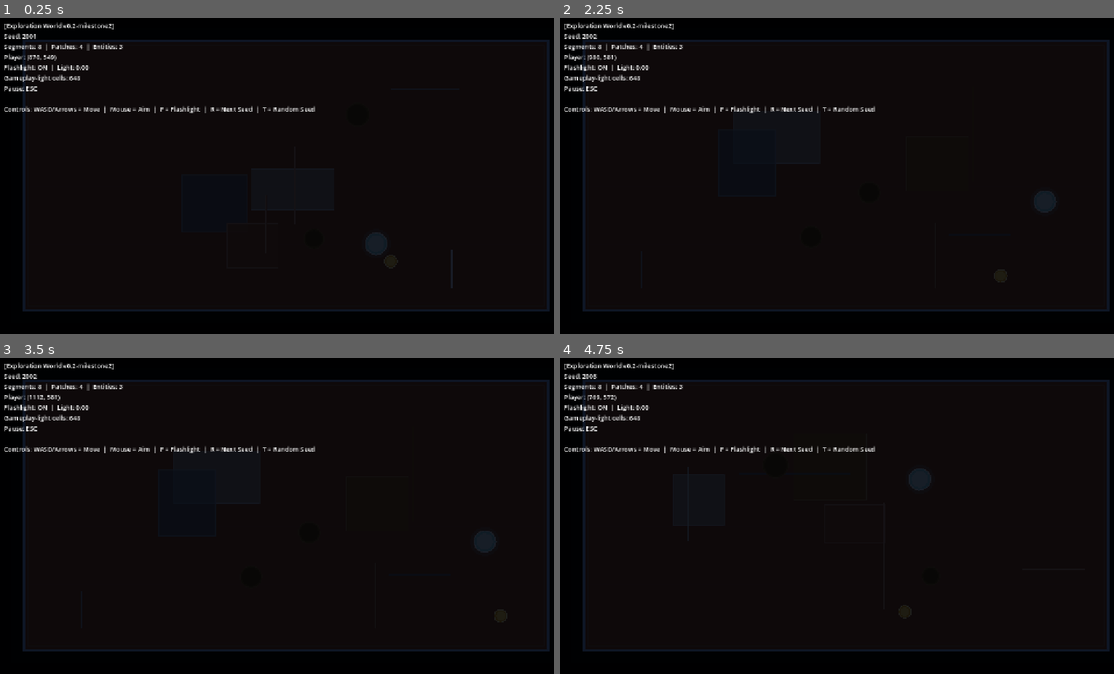
Above: before the commit, frames 1-4 (two rows, left to right).
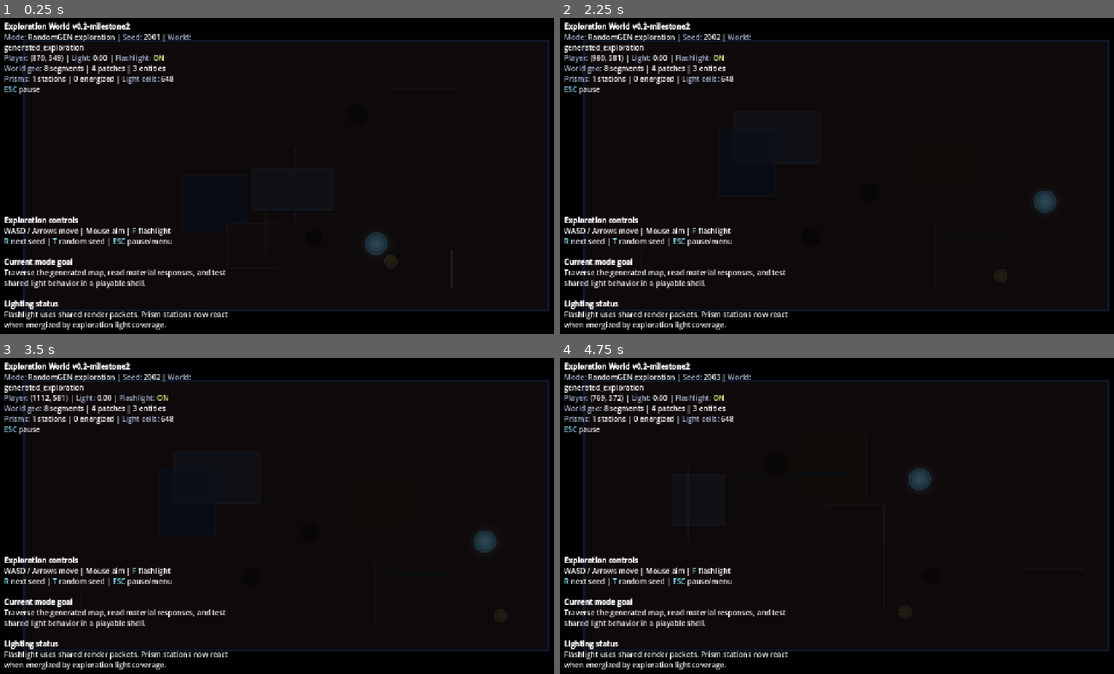
Above: after the commit, the same moments.

Repository: Nopppa/lantern-engine
Game: Godot game, scene res://scenes/exploration_scene.tscn
Same seed, same stepped clock (60 frames per second), same inputs: the game is played once before the commit and once after it. This scene is started directly instead of the project's main scene.
Inputs (mouse positions are in pixels of both pictures, inside the frame that each line leads up to):
- Up to frame 1 (0.25 s): no input
- Up to frame 2 (2.25 s): tap Enter (ui_accept) at 0.5, 0.77, 1.25, 1.52 s; move the mouse to (975, 160) at 0.52 s; hold D (move_right) 0.53-1.28 s; click (975, 160) at 0.6 s; move the mouse to (731, 191) at 1.27 s; hold S (move_down) 1.28-2.03 s; tap Q (cast_prism_surge) at 1.35 s; tap R (restart_run) at 2 s; move the mouse to (903, 103) at 2.02 s; hold D (move_right) from 2.03 s (still down); tap E (interact) at 2.1 s
- Up to frame 3 (3.5 s): tap Enter (ui_accept) at 2.75, 3.02 s; move the mouse to (254, 582) at 2.77 s; release D (move_right) at 2.78 s; hold R (grant_upgrade) from 2.78 s (still down); right-click (254, 582) at 2.85 s
- Up to frame 4 (4.75 s): tap R (restart_run) at 3.5 s; move the mouse to (1019, 563) at 3.52 s; release R (grant_upgrade) at 3.53 s; hold A (move_left) from 3.53 s (still down); tap Q (quick_refill) at 3.6 s; tap Enter (ui_accept) at 3.77, 4.25, 4.52 s; move the mouse to (670, 465) at 4.27 s; tap 2 (spawn_hollow) at 4.35 s

The runs differ from the first frame. In frame 1, 5.9% of the frame differs, in the area x 0-70%, y 1-99%; in frame 2, 5.9%; in frame 3, 5.9%; in frame 4, 5.9%.
Error in both runs: Invalid access to property or key 'flashlight_on' on a base object of type 'Node2D (ExplorationScene)'. (res://scripts/gameplay/flashlight_visuals.gd:53)

Commit message:
feat(exploration): add prism station runtime pass

Diff:
--- a/scripts/exploration_scene.gd
+++ b/scripts/exploration_scene.gd
@@ -40,7 +40,8 @@
 var _player_node: Node2D = null
 var _camera: Camera2D = null
 var _hud_layer: CanvasLayer = null
-var _hud_label: Label = null
+var _hud_label: RichTextLabel = null
+var _status_label: RichTextLabel = null
 var _pause_panel: PanelContainer = null
 var _pause_title_label: Label = null
 var _pause_body_label: Label = null
@@ -50,7 +51,9 @@
 var _gameplay_light_field: LightField = null
 var _dead_alive_cells: Array = []
 var _flashlight_render_packet: Dictionary = LightTypes.empty_render_packet("flashlight")
+var _prism_render_packet: Dictionary = LightTypes.empty_render_packet("prism")
 var _approx_flashlight_frontier := {}
+var _approx_prism_frontiers := {}
 var _native_light_presentation: NativeLightPresentation = null
 var _pause_open := false
 
@@ -154,10 +157,23 @@
 		add_child(_hud_layer)
 
 	if _hud_label == null:
-		_hud_label = Label.new()
+		_hud_label = RichTextLabel.new()
+		_hud_label.fit_content = true
+		_hud_label.bbcode_enabled = true
+		_hud_label.scroll_active = false
+		_hud_label.mouse_filter = Control.MOUSE_FILTER_IGNORE
 		_hud_label.position = Vector2(20, 20)
-		_hud_label.add_theme_font_size_override("font_size", 14)
+		_hud_label.size = Vector2(460, 220)
 		_hud_layer.add_child(_hud_label)
+
+	if _status_label == null:
+		_status_label = RichTextLabel.new()
+		_status_label.fit_content = true
+		_status_label.bbcode_enabled = true
+		_status_label.scroll_active = false
+		_status_label.mouse_filter = Control.MOUSE_FILTER_IGNORE
+		_status_label.size = Vector2(420, 168)
+		_hud_layer.add_child(_status_label)
 
 	if _pause_panel == null:
 		_pause_panel = PanelContainer.new()
@@ -208,22 +224,29 @@
 func _update_hud() -> void:
 	if _hud_label == null:
 		return
-	var pause_line := "Pause: ESC"
+	var pause_line := "[color=#8be9fd]ESC[/color] pause"
 	if _pause_open:
-		pause_line = "PAUSED — ESC resume | Enter/M main menu"
-	_hud_label.text = "[%s]\nSeed: %d\nSegments: %d  |  Patches: %d  |  Entities: %d\nPlayer: (%.0f, %.0f)\nFlashlight: %s  |  Light: %.2f\nGameplay-light cells: %d\n%s\n\nControls: WASD/Arrows = Move  |  Mouse = Aim  |  F = Flashlight  |  R = Next Seed  |  T = Random Seed" % [
+		pause_line = "[color=#ffb86c]PAUSED[/color] — [color=#8be9fd]ESC[/color] resume | [color=#8be9fd]Enter/M[/color] main menu"
+	var prism_entities := _light_world_prism_entities()
+	var energized_stations := _active_prism_emitter_count(_prism_render_packet)
+	_hud_label.text = "[b]%s[/b]\n[color=#a4b1cd]Mode:[/color] RandomGEN exploration | [color=#a4b1cd]Seed:[/color] %d | [color=#a4b1cd]World:[/color] %s\n[color=#a4b1cd]Player:[/color] (%.0f, %.0f) | [color=#a4b1cd]Light:[/color] %.2f | [color=#a4b1cd]Flashlight:[/color] %s\n[color=#a4b1cd]World geo:[/color] %d segments | %d patches | %d entities\n[color=#a4b1cd]Prisms:[/color] %d stations | %d energized | [color=#a4b1cd]Light cells:[/color] %d\n%s" % [
 		SCENE_LABEL,
 		world_seed,
+		String(_light_world.metadata.get("world_type", "generated")) if _light_world != null else "generated",
+		_player_pos.x,
+		_player_pos.y,
+		_sample_gameplay_light(_player_pos),
+		("[color=#f1fa8c]ON[/color]" if _flashlight_on else "[color=#6272a4]OFF[/color]"),
 		segment_count(),
 		patch_count(),
 		entity_count(),
-		_player_pos.x,
-		_player_pos.y,
-		("ON" if _flashlight_on else "OFF"),
-		_sample_gameplay_light(_player_pos),
+		prism_entities.size(),
+		energized_stations,
 		_dead_alive_cells.size(),
 		pause_line
 	]
+	if _status_label != null:
+		_status_label.text = "[b]Exploration controls[/b]\nWASD / Arrows move | Mouse aim | [color=#8be9fd]F[/color] flashlight\n[color=#8be9fd]R[/color] next seed | [color=#8be9fd]T[/color] random seed | [color=#8be9fd]ESC[/color] pause/menu\n\n[b]Current mode goal[/b]\nTraverse the generated map, read material responses, and test shared light behavior in a playable shell.\n\n[b]Lighting status[/b]\nFlashlight uses shared render packets. Prism stations now react when energized by exploration light coverage."
 
 # --- Public API ---
 
@@ -312,7 +335,9 @@
 	_gameplay_light_field = LightField.new(ARENA_RECT, LIGHT_CELL_SIZE, 1.25)
 	_dead_alive_cells = DeadAliveGrid.build(ARENA_RECT, LIGHT_CELL_SIZE, _light_world.metadata_array("dead_alive_zones") if _light_world != null else [])
 	_flashlight_render_packet = LightTypes.empty_render_packet("flashlight")
+	_prism_render_packet = LightTypes.empty_render_packet("prism")
 	_approx_flashlight_frontier = {}
+	_approx_prism_frontiers = {}
 
 func _flashlight_source_options() -> Dictionary:
 	return {
@@ -335,11 +360,15 @@
 	_gameplay_light_field.clear_dynamic_light()
 	if not _flashlight_on:
 		_flashlight_render_packet = LightTypes.empty_render_packet("flashlight")
+		_prism_render_packet = _build_exploration_prism_packet()
 		_approx_flashlight_frontier = {}
+		_write_packet_to_light_field(_prism_render_packet, 34.0, 28.0, 0.92, 0.72)
 		return
 	_flashlight_render_packet = FlashlightVisuals.build_render_packet(self, _flashlight_source_options())
 	_approx_flashlight_frontier = _flashlight_render_packet.get("frontier", {})
+	_prism_render_packet = _build_exploration_prism_packet()
 	_write_packet_to_light_field(_flashlight_render_packet, 30.0, 24.0, 0.86, 0.62)
+	_write_packet_to_light_field(_prism_render_packet, 34.0, 28.0, 0.92, 0.72)
 
 func _packet_segments(packet: Dictionary) -> Array:
 	return packet.get("segments", [])
@@ -426,14 +455,113 @@
 		return 0.0
 	return clampf(_gameplay_light_field.sample_world(pos), 0.0, 1.0)
 
+func _prism_source_spec(origin: Vector2, direction: Vector2 = Vector2.RIGHT) -> Dictionary:
+	return LightTypes.light_source_spec("prism", origin, direction, 1.0, 118.0, {
+		"guide_rays": 16,
+		"radial_emission": false
+	})
+
+func _light_world_prism_entities() -> Array:
+	return _light_world.prism_emitters() if _light_world != null else []
+
+func _prism_emitter_energized(pos: Vector2, radius: float) -> bool:
+	for segment: Dictionary in _packet_segments(_flashlight_render_packet):
+		var a: Vector2 = Vector2(segment.get("a", Vector2.ZERO))
+		var b: Vector2 = Vector2(segment.get("b", Vector2.ZERO))
+		var intensity := float(segment.get("intensity", 0.0))
+		if intensity <= 0.08:
+			continue
+		var closest := _closest_point_on_segment(pos, a, b)
+		if closest.distance_to(pos) <= maxf(radius, 26.0):
+			return true
+	return false
+
+func _build_combined_prism_packet(segments: Array, zones: Array, fills: Array, emitter_keys: Array = [], emitter_strengths: Dictionary = {}) -> Dictionary:
+	var prism_entities := _light_world_prism_entities()
+	var origin := Vector2(prism_entities[0].get("pos", Vector2.ZERO)) if not prism_entities.is_empty() else Vector2.ZERO
+	return LightTypes.light_render_packet("prism", _prism_source_spec(origin), segments, [], fills, zones, {
+		"emitter_count": prism_entities.size(),
+		"emitter_keys": emitter_keys.duplicate(),
+		"emitter_strengths": emitter_strengths.duplicate(true),
+		"active": not emitter_keys.is_empty() or not segments.is_empty() or not zones.is_empty()
+	})
+
+func _build_exploration_prism_packet() -> Dictionary:
+	var accum_segments: Array = []
+	var accum_zones: Array = []
+	var accum_fills: Array = []
+	var active_prism_keys: Array = []
+	var prism_strengths: Dictionary = {}
+	for prism_entity: Dictionary in _light_world_prism_entities():
+		if String(prism_entity.get("kind", "")) != "prism_station":
+			continue
+		var pos := Vector2(prism_entity.get("pos", Vector2.ZERO))
+		var radius := float(prism_entity.get("radius", 18.0))
+		var station_key := "station_%d_%d" % [int(pos.x), int(pos.y)]
+		accum_zones.append(LightTypes.render_zone(pos, maxf(26.0, radius * 1.8), 0.14, {
+			"kind": "emitter_ambient",
+			"source_type": "prism",
+			"emitter_key": station_key
+		}))
+		active_prism_keys.append(station_key)
+		if not _prism_emitter_energized(pos, radius + 8.0):
+			prism_strengths[station_key] = 0.32
+			continue
+		var station_out_dir := (pos - _player_pos).normalized()
+		if station_out_dir == Vector2.ZERO:
+			station_out_dir = Vector2.RIGHT
+		var station_packet := FlashlightVisuals.build_render_packet(self, {
+			"source_type": "prism",
+			"origin": pos,
+			"direction": station_out_dir,
+			"range": 104.0,
+			"half_angle_deg": 110.0,
+			"guide_rays": 16,
+			"center_intensity": 0.72,
+			"edge_intensity": 0.34,
+			"use_frontier_smoothing": true,
+			"previous_frontier": _approx_prism_frontiers.get(station_key, {}),
+			"source_anchor": pos,
+			"radial_emission": false
+		})
+		accum_segments.append_array(station_packet.get("segments", []))
+		accum_zones.append_array(station_packet.get("zones", []))
+		accum_fills.append_array(station_packet.get("fills", []))
+		_approx_prism_frontiers[station_key] = station_packet.get("frontier", {})
+		accum_zones.append(LightTypes.render_zone(pos, maxf(24.0, radius * 1.35), 0.44, {
+			"kind": "emitter_core",
+			"source_type": "prism",
+			"emitter_key": station_key
+		}))
+		prism_strengths[station_key] = 1.0
+	return _build_combined_prism_packet(accum_segments, accum_zones, accum_fills, active_prism_keys, prism_strengths)
+
+func _active_prism_emitter_count(packet: Dictionary) -> int:
+	var strengths := Dictionary(packet.get("emitter_strengths", {}))
+	var count := 0
+	for key in strengths.keys():
+		if float(strengths[key]) >= 0.95:
+			count += 1
+	return count
+
+func _closest_point_on_segment(point: Vector2, a: Vector2, b: Vector2) -> Vector2:
+	var ab := b - a
+	var denom := maxf(ab.length_squared(), 0.0001)
+	var t := clampf((point - a).dot(ab) / denom, 0.0, 1.0)
+	return a + ab * t
+
 func _layout_overlay_ui() -> void:
+	var viewport_rect := get_viewport_rect()
+	var viewport_size := viewport_rect.size
 	if _hud_label != null:
-		var viewport_size := get_viewport_rect().size
 		_hud_label.position = Vector2(20, 20)
-		_hud_label.size = Vector2(minf(520.0, maxf(viewport_size.x - 40.0, 220.0)), 220)
+		_hud_label.size = Vector2(minf(560.0, maxf(viewport_size.x - 40.0, 260.0)), 160)
+	if _status_label != null:
+		var status_width := minf(520.0, maxf(viewport_size.x - 40.0, 260.0))
+		_status_label.size = Vector2(status_width, 150)
+		_status_label.position = Vector2(20, maxf(190.0, viewport_size.y - _status_label.size.y - 20.0))
 	if _pause_panel != null:
 		var panel_size := _pause_panel.custom_minimum_size
-		var viewport_rect := get_viewport_rect()
 		_pause_panel.position = viewport_rect.size * 0.5 - panel_size * 0.5
 		_pause_panel.size = panel_size
 
@@ -456,7 +584,7 @@
 	_native_light_presentation.update_from_packets(
 		_flashlight_render_packet,
 		LightTypes.empty_render_packet("laser"),
-		LightTypes.empty_render_packet("prism"),
+		_prism_render_packet,
 		_light_world.prism_emitters() if _light_world != null else [],
 		null,
 		_flashlight_on,
Not shown, changed: docs/randomgen-live-handoff.md
